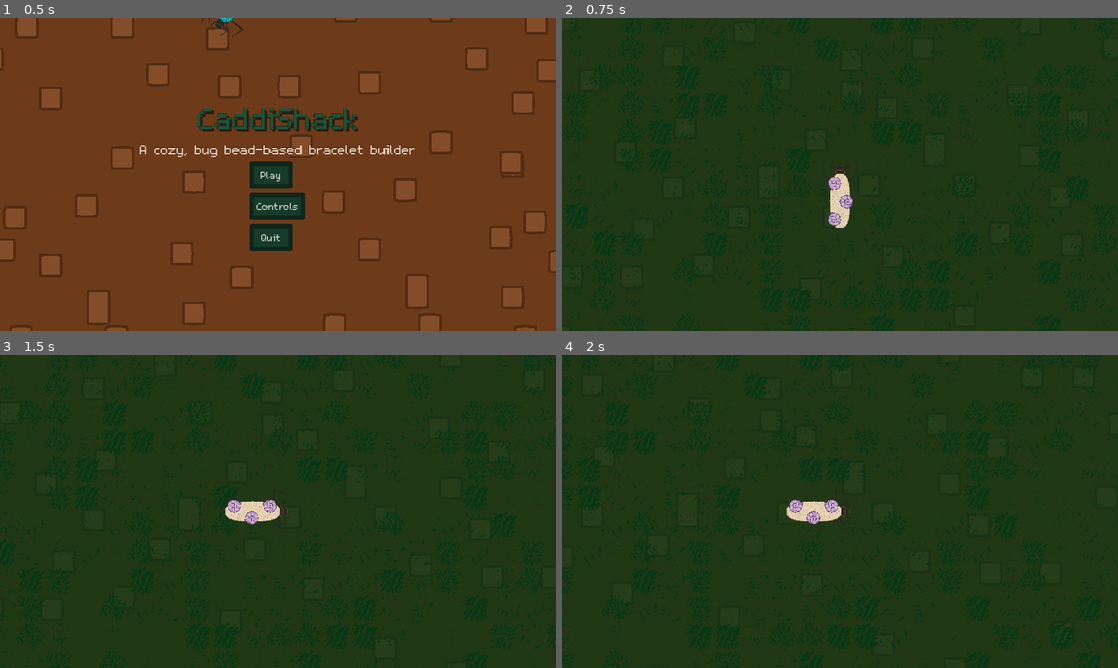
Above: before the commit, frames 1-4 (two rows, left to right).
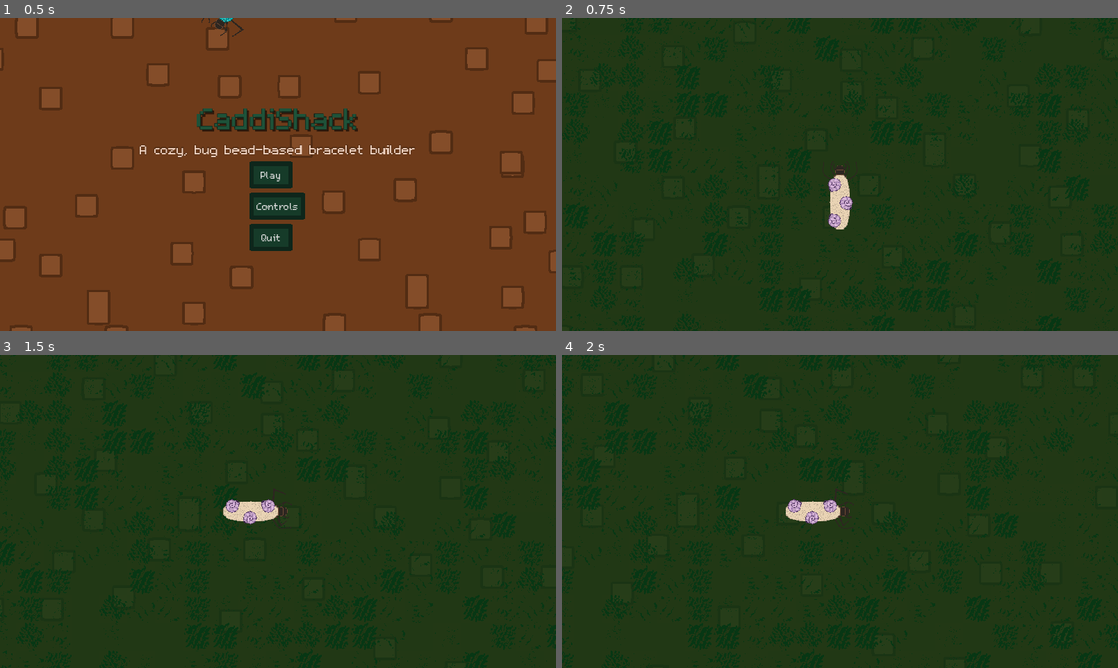
Above: after the commit, the same moments.

Repository: Splashy-Inc/caddishack
Game: Godot game, scene res://SCENES/screen_manager.tscn
The game is run twice, just before and just after one commit, with the same random seed, the same clock (stepped at 60 frames per second) and the same inputs. The engine's default icon, where the game draws it, is replaced by a stand-in: a white triangle on a blue panel in a dark square.
Inputs (mouse positions are in pixels of both pictures, inside the frame that each line leads up to):
- Up to frame 1 (0.5 s): no input
- Up to frame 2 (0.75 s): click "Play" at 0.5 s
- Up to frame 3 (1.5 s): tap Enter at 1.25 s; move the mouse to (278, 536) at 1.27 s; press the mouse at (278, 536) at 1.28 s; hold D (right) from 1.28 s (still down)
- Up to frame 4 (2 s): keep holding D (right)

Frame 1 is identical in both runs. In frame 2, 0.3% of the frame differs, in the area x 47-53%, y 49-68%; in frame 3, 0.3%, in the area x 40-51%, y 46-55%; in frame 4, 0.3%.

Commit message:
Use progress bar to fill bead
Subviewport as progressbar texture of bead

Diff:
--- a/SCENES/TERRARIUM/bead.tscn
+++ b/SCENES/TERRARIUM/bead.tscn
@@ -12,8 +12,6 @@
 
 [sub_resource type="Resource" id="Resource_nfgpl"]
 script = ExtResource("2_i8ivb")
-color = 0
-special = 0
 
 [sub_resource type="SpriteFrames" id="SpriteFrames_ld082"]
 animations = [{
--- a/SCENES/TERRARIUM/caddisfly.tscn
+++ b/SCENES/TERRARIUM/caddisfly.tscn
@@ -114,19 +114,19 @@
 "move": SubResource("Animation_8n1sv")
 }
 
-[node name="Caddisfly" type="CharacterBody2D"]
+[sub_resource type="ViewportTexture" id="ViewportTexture_33qiq"]
+viewport_path = NodePath("SubViewport")
+
+[node name="Caddisfly" type="CharacterBody2D" node_paths=PackedStringArray("bead")]
 script = ExtResource("1_yra40")
+bead = NodePath("SubViewport/Bead")
 
 [node name="AnimatedSprite2D" type="AnimatedSprite2D" parent="."]
 position = Vector2(0, -7)
 sprite_frames = SubResource("SpriteFrames_ula2e")
 animation = &"Move"
 autoplay = "Idle"
-frame_progress = 0.229457
-
-[node name="BeadComponent" parent="." instance=ExtResource("2_8xfat")]
-position = Vector2(0, 61)
-rotation = 1.5708
+frame_progress = 0.107949
 
 [node name="CollisionShape2D" type="CollisionShape2D" parent="."]
 shape = SubResource("CapsuleShape2D_0gxko")
@@ -136,3 +136,19 @@
 "": SubResource("AnimationLibrary_6cf02")
 }
 autoplay = "idle"
+
+[node name="TextureProgressBar" type="TextureProgressBar" parent="."]
+offset_left = -32.0
+offset_right = 32.0
+offset_bottom = 128.0
+value = 100.0
+fill_mode = 3
+texture_progress = SubResource("ViewportTexture_33qiq")
+
+[node name="SubViewport" type="SubViewport" parent="."]
+transparent_bg = true
+size = Vector2i(64, 128)
+
+[node name="Bead" parent="SubViewport" instance=ExtResource("2_8xfat")]
+position = Vector2(32, 64)
+rotation = 1.5708
--- a/SCRIPTS/TERRARIUM/caddisfly.gd
+++ b/SCRIPTS/TERRARIUM/caddisfly.gd
@@ -6,6 +6,8 @@
 
 var speed_mod := 1.0
 var direction : Vector2
+
+@export var bead : Bead
 
 @onready var animation_player: AnimationPlayer = $AnimationPlayer
 
Not shown: 1 places in SCENES/TERRARIUM/caddisfly.tscn that only renumber resources
